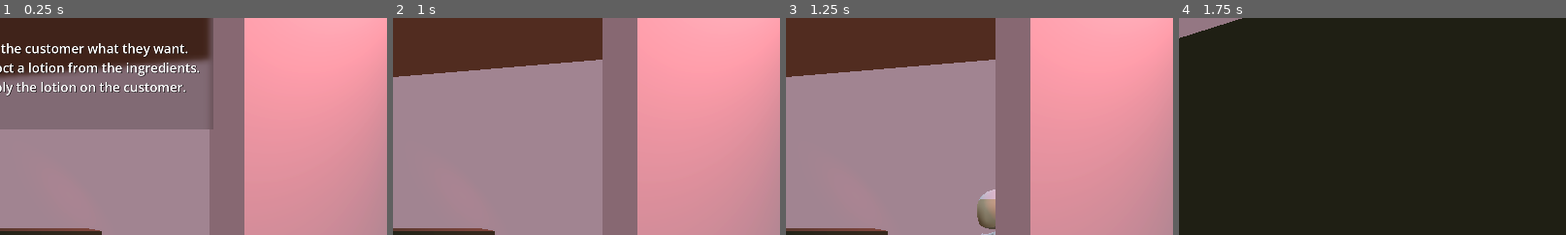
Above: before the commit, frames 1-4 (left to right).
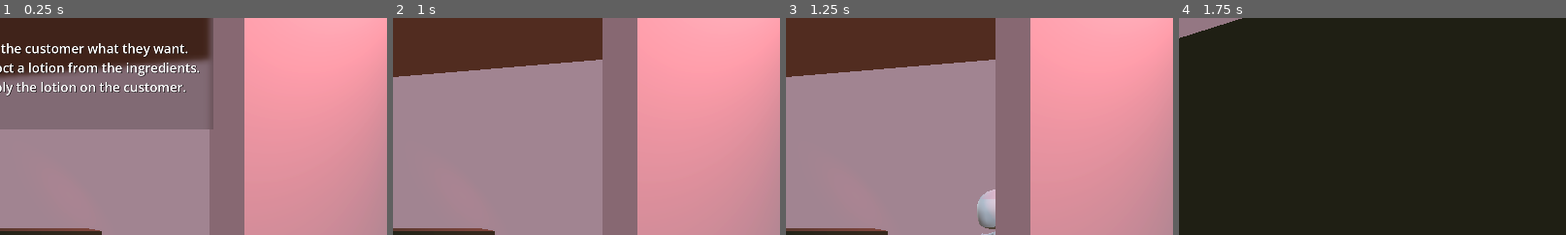
Above: after the commit, the same moments.

Repository: EppuKoskiranta/fgj26
Game: Godot game, scene res://root.tscn
Two runs of this game, one before a commit and one after it. Both use one fixed random seed, a clock stepped at 60 frames per second and the inputs below.
Inputs (mouse positions are % of the whole screen's width and height, from its top left):
- Up to frame 1 (0.25 s): no input
- Up to frame 2 (1 s): click "Get Maskin'" at 0.5 s
- Up to frame 3 (1.25 s): no input
- Up to frame 4 (1.75 s): tap Enter (ui_accept) at 1.25, 1.52 s; move the mouse to (55, 50) at 1.27 s; hold Up (move_forward) from 1.28 s (still down); right-click (55, 50) at 1.35 s; click (55, 50) at 1.42 s
The pictures show only the part of the screen within x 50-100%, y 6-55%; the shares and areas given below are measured in that part.

Frames 1-2 are identical in both runs. In frame 3, 0.6% of the frame differs, in the area x 49-55%, y 83-97%; in frame 4, nothing differs.
Error after the commit: Parse Error: Could not find type "MeshUVProvider" in the current scope. (res://FaceLotionStation/face_lotion_apply.gd:186)

Commit message:
Fix uv coordinate from mesh data and enable face index for project

Diff:
--- /dev/null
+++ b/fgj-26-godot/FaceLotionStation/CollisionMeshData.gd
@@ -0,0 +1,44 @@
+class_name CollisionMeshData
+var vertices: PackedVector3Array = []
+var uvs: Array = []  # Array of Array[Vector2] (3 per triangle)
+
+func build_from_mesh(mesh: Mesh):
+	for surface_idx in mesh.get_surface_count():
+		var arrays := mesh.surface_get_arrays(surface_idx)
+
+		var verts: PackedVector3Array = arrays[Mesh.ARRAY_VERTEX]
+		var tex_uvs: PackedVector2Array = arrays[Mesh.ARRAY_TEX_UV]
+		var indices: PackedInt32Array = arrays[Mesh.ARRAY_INDEX]
+
+		if verts.is_empty():
+			continue
+
+		# Case 1: Indexed mesh (most imported meshes)
+		if not indices.is_empty():
+			for i in range(0, indices.size(), 3):
+				var i0 := indices[i]
+				var i1 := indices[i + 1]
+				var i2 := indices[i + 2]
+
+				vertices.append(verts[i0])
+				vertices.append(verts[i1])
+				vertices.append(verts[i2])
+
+				uvs.append([
+					tex_uvs[i0],
+					tex_uvs[i1],
+					tex_uvs[i2],
+				])
+
+		# Case 2: Already deindexed
+		else:
+			for i in range(0, verts.size(), 3):
+				vertices.append(verts[i])
+				vertices.append(verts[i + 1])
+				vertices.append(verts[i + 2])
+
+				uvs.append([
+					tex_uvs[i],
+					tex_uvs[i + 1],
+					tex_uvs[i + 2],
+				])
--- a/fgj-26-godot/FaceLotionStation/FaceUVProvider.gd
+++ /dev/null
@@ -1,128 +0,0 @@
-extends Area3D
-class_name FaceUVProvider
-
-@export var mesh_instance: MeshInstance3D
-
-var triangle_mesh: TriangleMesh
-var mdt: MeshDataTool
-
-
-func _ready() -> void:
-	assert(mesh_instance)
-
-	# Triangle mesh for ray testing
-	triangle_mesh = mesh_instance.mesh.generate_triangle_mesh()
-
-	# Mesh data for UV lookup
-	mdt = MeshDataTool.new()
-	mdt.create_from_surface(mesh_instance.mesh, 0)
-
-func build_face_uv_mask(
-	size: int
-) -> Image:
-	var mask_img := Image.create(size, size, false, Image.FORMAT_RF)
-	mask_img.fill(Color(0, 0, 0))
-
-	var mesh := mesh_instance.mesh
-	assert(mesh)
-
-	var mdt := MeshDataTool.new()
-	mdt.create_from_surface(mesh, 0) # surface 0
-
-	for face in range(mdt.get_face_count()):
-		# Get vertex indices
-		var i0 := mdt.get_face_vertex(face, 0)
-		var i1 := mdt.get_face_vertex(face, 1)
-		var i2 := mdt.get_face_vertex(face, 2)
-
-		# Get UVs (0–1)
-		var uv0 := mdt.get_vertex_uv(i0)
-		var uv1 := mdt.get_vertex_uv(i1)
-		var uv2 := mdt.get_vertex_uv(i2)
-
-		# Convert UVs → pixel space
-		var p0 := uv0 * size
-		var p1 := uv1 * size
-		var p2 := uv2 * size
-
-		# Rasterize triangle
-		_rasterize_uv_triangle(mask_img, p0, p1, p2)
-
-	mdt.clear()
-	mask_img.save_png("res://face_mask_debug.png")
-	return mask_img
-
-func _rasterize_uv_triangle(
-	img: Image,
-	p0: Vector2,
-	p1: Vector2,
-	p2: Vector2
-) -> void:
-	var min_x := int(floor(min(p0.x, p1.x, p2.x)))
-	var max_x := int(ceil (max(p0.x, p1.x, p2.x)))
-	var min_y := int(floor(min(p0.y, p1.y, p2.y)))
-	var max_y := int(ceil (max(p0.y, p1.y, p2.y)))
-
-	min_x = clamp(min_x, 0, img.get_width()  - 1)
-	max_x = clamp(max_x, 0, img.get_width()  - 1)
-	min_y = clamp(min_y, 0, img.get_height() - 1)
-	max_y = clamp(max_y, 0, img.get_height() - 1)
-
-	for y in range(min_y, max_y + 1):
-		for x in range(min_x, max_x + 1):
-			var p := Vector2(x + 0.5, y + 0.5)
-			if _point_in_triangle(p, p0, p1, p2):
-				img.set_pixel(x, y, Color(1.0, 0, 0))
-
-func _point_in_triangle(p: Vector2, a: Vector2, b: Vector2, c: Vector2) -> bool:
-	var v0 := c - a
-	var v1 := b - a
-	var v2 := p - a
-
-	var dot00 := v0.dot(v0)
-	var dot01 := v0.dot(v1)
-	var dot02 := v0.dot(v2)
-	var dot11 := v1.dot(v1)
-	var dot12 := v1.dot(v2)
-
-	var inv_denom := 1.0 / (dot00 * dot11 - dot01 * dot01)
-	var u := (dot11 * dot02 - dot01 * dot12) * inv_denom
-	var v := (dot00 * dot12 - dot01 * dot02) * inv_denom
-
-	return u >= 0.0 and v >= 0.0 and (u + v) <= 1.0
-
-func world_to_uv(world_pos: Vector3) -> Vector2:
-	# Convert world position to mesh local space
-	var inv_transform = mesh_instance.global_transform.affine_inverse()
-	var local_pos = inv_transform * world_pos
-
-	# Cast a tiny ray along the normal direction
-	var ray_from = local_pos + Vector3.UP * 0.001
-	var ray_to   = local_pos - Vector3.UP * 0.001
-
-	var hit = triangle_mesh.intersect_ray(ray_from, ray_to)
-	if not hit:
-		return Vector2.ZERO
-
-	var face : int = hit.face_index
-	if face < 0:
-		return Vector2.ZERO
-
-	# Triangle vertices
-	var i0 = mdt.get_face_vertex(face, 0)
-	var i1 = mdt.get_face_vertex(face, 1)
-	var i2 = mdt.get_face_vertex(face, 2)
-
-	var v0 = mdt.get_vertex(i0)
-	var v1 = mdt.get_vertex(i1)
-	var v2 = mdt.get_vertex(i2)
-
-	# Barycentric coordinates
-	var bary = Geometry3D.get_triangle_barycentric_coords(local_pos, v0, v1, v2)
-
-	# UV interpolation
-	var uv0 = mdt.get_vertex_uv(i0)
-	var uv1 = mdt.get_vertex_uv(i1)
-	var uv2 = mdt.get_vertex_uv(i2)
-
-	return uv0 * bary.x + uv1 * bary.y + uv2 * bary.z
--- a/fgj-26-godot/FaceLotionStation/example_uisage_mask_applying_station.gd
+++ /dev/null
@@ -1,50 +0,0 @@
-extends Camera3D
-
-var mesh_rid : RID
-#var triangle_mesh : TriangleMesh
-
-
-@export var applier : FaceLotionApply
-
-var timeout: float = 3
-var timer : float = 0.0
-
-func _ready() -> void:
-	assert(applier)
-	applier.add_lotion(100, Color.GREEN)
-	applier.add_lotion_to_hand()
-
-func _unhandled_input(event: InputEvent) -> void:
-	pass
-
-func on_timeout():
-	print(applier.getRatio())
-
-func _process(delta: float) -> void:
-	timer += delta
-	if timer > timeout:
-		on_timeout()
-		timer = 0
-	var hit = raycast_from_mouse()
-	#print(result)
-	if hit and hit.collider is FaceUVProvider:
-		var face := hit.collider as FaceUVProvider
-		if mesh_rid != hit.rid:
-			applier.set_target(face.build_face_uv_mask(512))
-			mesh_rid = hit.rid
-		var uv := face.world_to_uv(hit.position)
-		applier.apply_lotion(uv, 10, 1, delta)
-
-
-func raycast_from_mouse(max_distance := 10_000.0) -> Dictionary:
-	var mouse_pos := get_viewport().get_mouse_position()
-	var ray_origin := project_ray_origin(mouse_pos)
-	var ray_direction := project_ray_normal(mouse_pos)
-	var ray_end := ray_origin + ray_direction * max_distance
-	var query := PhysicsRayQueryParameters3D.create(
-		ray_origin,
-		ray_end
-	)
-	query.collide_with_areas = true
-	var result := get_world_3d().direct_space_state.intersect_ray(query)
-	return result
--- a/fgj-26-godot/FaceLotionStation/face_lotion_apply.gd
+++ b/fgj-26-godot/FaceLotionStation/face_lotion_apply.gd
@@ -183,18 +183,37 @@
 func handle_station_input(camera : Camera3D, delta_time : float) -> void:
 	if lotion_object:
 		var hit = raycast_from_mouse(camera)
-		if hit and hit.collider is FaceUVProvider:
-			var face := hit.collider as FaceUVProvider
+		if hit and hit.collider.get_parent() is MeshUVProvider:
+			var face := hit.collider.get_parent() as MeshUVProvider
 			if mesh_rid != hit.rid:
 				set_target(face.build_face_uv_mask(512))
 				mesh_rid = hit.rid
-			var uv := face.world_to_uv(hit.position)
-			apply_lotion(uv, 10, 1, delta_time)
+			var uv = _get_uv(hit)
+			apply_lotion(uv, 30, 1, delta_time)
 		if hit and hit.collider.get_parent() is LotionObject:
 			add_lotion_to_hand()
 	else:
 		print("NO LOTION")
 
+func _get_uv(result : Dictionary) -> Vector2:
+	var body = result.collider as StaticBody3D
+	var data = body.get_meta("collision_data")
+	var tri_index : int = result.face_index
+	var tri_uvs : PackedVector2Array = data.uvs[tri_index]
+
+	var i : int = tri_index * 3
+
+	var v0 : Vector3 = data.vertices[i]
+	var v1 : Vector3= data.vertices[i + 1]
+	var v2 : Vector3 = data.vertices[i + 2]
+
+	var local_hit := body.to_local(result.position)
+
+	var bary : Vector3 = Geometry3D.get_triangle_barycentric_coords(local_hit, v0, v1, v2)
+
+	var hit_uv := tri_uvs[0] * bary.x + tri_uvs[1] * bary.y + tri_uvs[2] * bary.z
+
+	return hit_uv
 
 func raycast_from_mouse(camera : Camera3D) -> Dictionary:
 	var mouse_pos := get_viewport().get_mouse_position()
--- a/fgj-26-godot/Prefabs/customer.tscn
+++ b/fgj-26-godot/Prefabs/customer.tscn
@@ -2,7 +2,7 @@
 
 [ext_resource type="PackedScene" uid="uid://drtgdmr6e7eoi" path="res://Assets/BlenderFiles/customer.glb" id="1_7tiyv"]
 [ext_resource type="Material" uid="uid://5spa3gebsnni" path="res://FaceLotionStation/face_lotion_shader_material.tres" id="2_r8ta2"]
-[ext_resource type="Script" uid="uid://bj6v4tom8t6id" path="res://FaceLotionStation/FaceUVProvider.gd" id="3_f7asb"]
+[ext_resource type="Script" uid="uid://d4cipl03so75q" path="res://FaceLotionStation/MeshUVProvider.gd" id="3_kkbk6"]
 
 [sub_resource type="StandardMaterial3D" id="StandardMaterial3D_f454s"]
 resource_name = "Material.002"
@@ -42,19 +42,17 @@
 blend_shape_mode = 0
 shadow_mesh = SubResource("ArrayMesh_owb2o")
 
-[sub_resource type="ConcavePolygonShape3D" id="ConcavePolygonShape3D_r8ta2"]
+[sub_resource type="ConcavePolygonShape3D" id="ConcavePolygonShape3D_uc7pi"]
 data = PackedVector3Array(0.69619995, 2.8381999, 0.7542, 0.5578, 2.9808998, 0.86289996, 0.7213, 2.9775, 0.75879997, 0.7 …(13158 unchanged characters)…
 
 [node name="customer" unique_id=166304056 instance=ExtResource("1_7tiyv")]
 
-[node name="face" parent="." index="1" unique_id=43605742]
+[node name="face" parent="." index="1" unique_id=229549552]
 material_override = ExtResource("2_r8ta2")
 mesh = SubResource("ArrayMesh_r8ta2")
+script = ExtResource("3_kkbk6")
 
-[node name="Area3D" type="Area3D" parent="face" index="0" unique_id=1363213683 node_paths=PackedStringArray("mesh_instance")]
-disable_mode = 2
-script = ExtResource("3_f7asb")
-mesh_instance = NodePath("..")
+[node name="StaticBody3D" type="StaticBody3D" parent="face" index="0" unique_id=1093855911]
 
-[node name="CollisionShape3D" type="CollisionShape3D" parent="face/Area3D" index="0" unique_id=813026286]
-shape = SubResource("ConcavePolygonShape3D_r8ta2")
+[node name="CollisionShape3D" type="CollisionShape3D" parent="face/StaticBody3D" index="0" unique_id=2091417665]
+shape = SubResource("ConcavePolygonShape3D_uc7pi")
--- a/fgj-26-godot/project.godot
+++ b/fgj-26-godot/project.godot
@@ -81,6 +81,7 @@
 [physics]
 
 3d/physics_engine="Jolt Physics"
+jolt_physics_3d/queries/enable_ray_cast_face_index=true
 
 [rendering]
 
Not shown, added: fgj-26-godot/FaceLotionStation/CollisionMeshData.gd.uid
Not shown, removed: fgj-26-godot/FaceLotionStation/FaceUVProvider.gd.uid
Empty file added: fgj-26-godot/FaceLotionStation/MeshUVProvider.gd
Not shown, added: fgj-26-godot/FaceLotionStation/MeshUVProvider.gd.uid
Not shown, removed: fgj-26-godot/FaceLotionStation/example_uisage_mask_applying_station.gd.uid
